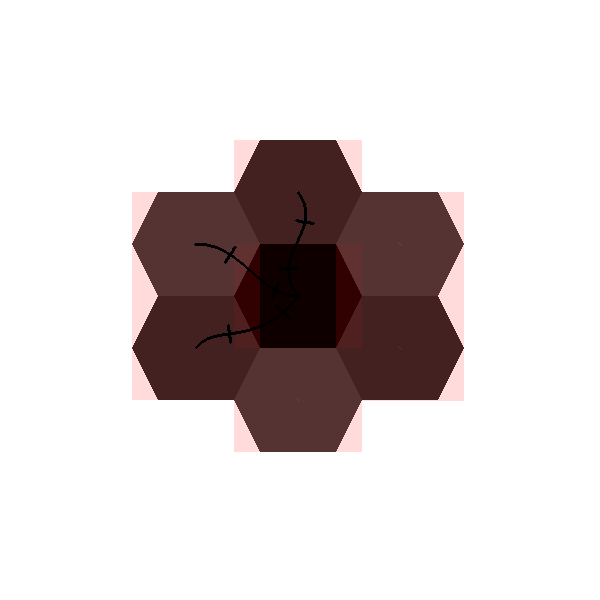
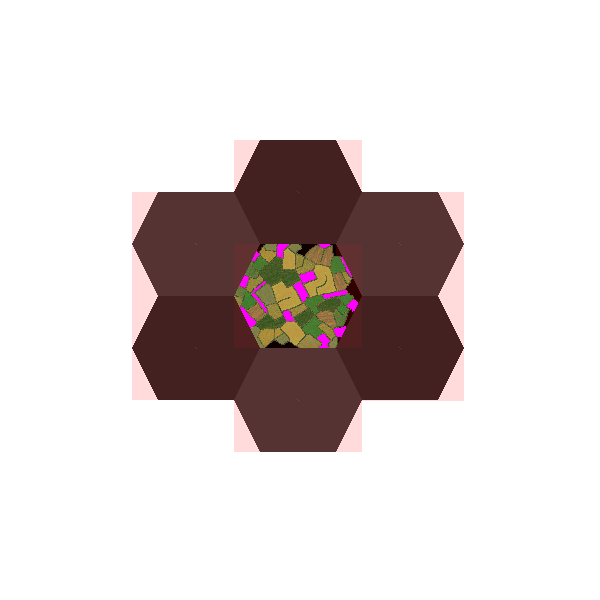
Before/after of a (600, 600) layered artwork. What changed in the layer stack:
added layer "cgh" above "dfh" over [234, 244, 358, 348]
hid "rail-sw" over [195, 294, 300, 349]
hid "rail-n" over [278, 191, 315, 298]
hid "rail-nw" over [194, 243, 300, 300]
